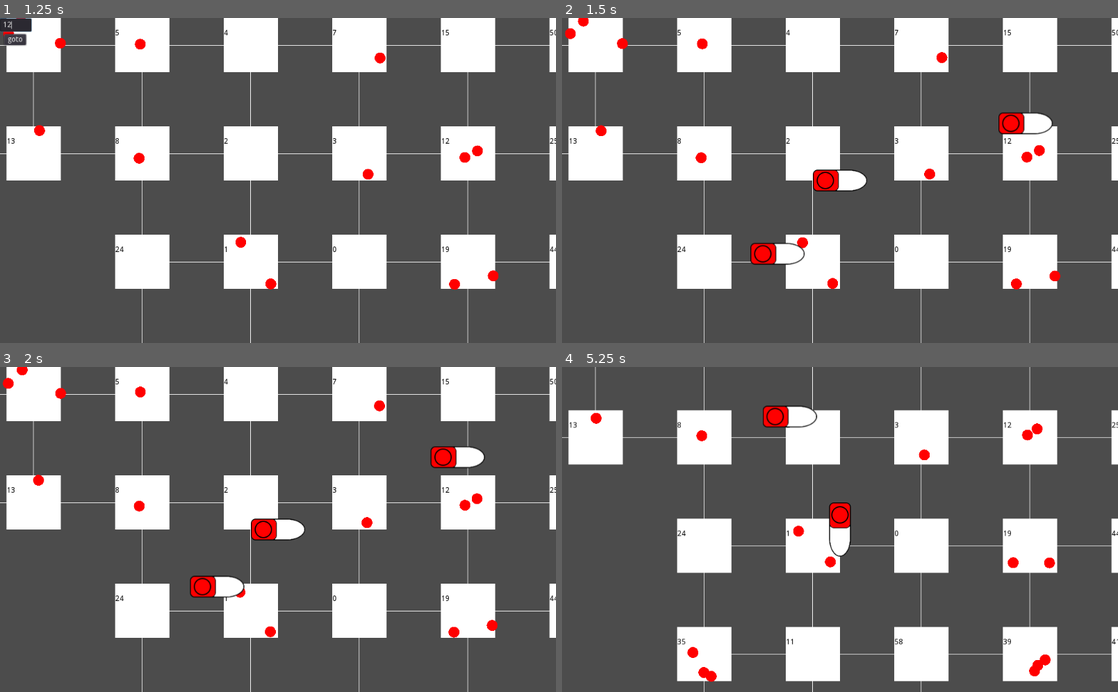
Above: before the commit, frames 1-4 (two rows, left to right).
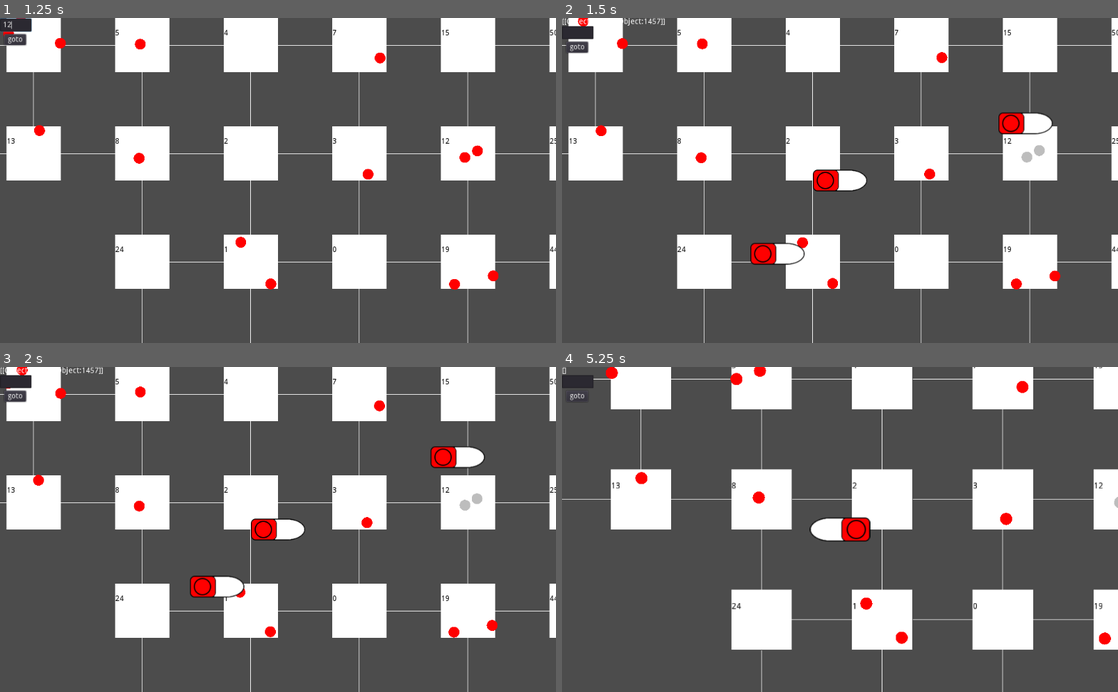
Above: after the commit, the same moments.

Repository: night-glider/TestUniverse
Game: Godot game, scene res://scenes/main_scene.tscn
Same seed, same stepped clock (60 frames per second), same inputs: the game is played once before the commit and once after it.
Inputs (mouse positions are in pixels of both pictures, inside the frame that each line leads up to):
- Up to frame 1 (1.25 s): click (16, 24) at 0.52 s; type "12" at 0.6 s
- Up to frame 2 (1.5 s): click "goto" at 1.25 s
- Up to frame 3 (2 s): no input
- Up to frame 4 (5.25 s): click (578, 396) at 2 s, where only the run after the commit has a clickable "goto"; tap Enter (ui_accept) at 2.75, 3.02, 3.32, 3.77, 3.8, 4.07 s; move the mouse to (962, 513) at 2.77 s; hold Right (ui_right) 2.78-3.53 s; tap Mouse wheel up (zoom_in, bound only after the commit) at 2.85, 4.55, 5.1 s; tap Mouse wheel down (zoom_out, bound only after the commit) at 3.05, 3.6 s; move the mouse to (728, 545) at 3.52 s; hold Down (ui_down) 3.53-4.28 s; move the mouse to (895, 458) at 4.27 s; hold Right (ui_right) 4.28-5.03 s; hold Enter (ui_accept) 4.28-5.03 s; move the mouse to (812, 594) at 5.02 s; hold Up (ui_up) from 5.03 s (still down)

Frame 1 is identical in both runs. In frame 2, 0.6% of the frame differs, in the area x 0-87%, y 0-45%; in frame 3, 0.6%; in frame 4, 44%, in the area x 0-100%, y 0-100%.

Commit message:
Simplest implimentation of virtualization

Diff:
--- a/classes/sector.gd
+++ b/classes/sector.gd
@@ -1,8 +1,12 @@
 extends Object
 class_name sector_class
 
+var virtual = true
 var id:int
 var ships = []
+
+signal ship_enters(ship_id)
+signal ship_leaves(ship_id)
 
 
 # Called when the node enters the scene tree for the first time.
@@ -11,15 +15,19 @@
 
 func ship_leaves(ship_id):
 	ships.erase(ship_id)
+	emit_signal("ship_leaves", ship_id)
 
 func ship_enters(ship_id):
 	ships.append(ship_id)
+	emit_signal("ship_enters", ship_id)
 
 func serialize():
+	virtual = true
 	for element in ships:
 		element.enabled = true
 
 func deserialize():
+	virtual = false
 	for element in ships:
 		element.enabled = false
 
--- a/classes/ship.gd
+++ b/classes/ship.gd
@@ -15,10 +15,11 @@
 	pass
 
 func use_gate():
+	gate_pos = Vector2(0,0)
 	RoomManager.sectors[room_id].ship_leaves(self)
 	room_id = RoomManager.rooms[room_id][target]
-	RoomManager.sectors[room_id].ship_enters(self)
-
+	if room_id < 0:
+		OS.alert("ФАТАЛЬНАЯ ОШИБКА. КОРАБЛЬ ПЕРЕМЕСТИЛСЯ В НЕБЫТИЕ. В СЕКТОР С ИНДЕКСОМ -1")
 	match target:
 		0:
 			pos = Vector2(-1000, 0)
@@ -28,6 +29,8 @@
 			pos = Vector2(1000, 0)
 		3:
 			pos = Vector2(0, -1000)
+	init_instruction()
+	RoomManager.sectors[room_id].ship_enters(self)
 
 func init_instruction():
 	var choice = [0, 1, 2, 3]
@@ -45,10 +48,14 @@
 				3:
 					gate_pos = Vector2(0, 1000)
 			return
+	OS.alert("ФАТАЛЬНАЯ ОШИБКА. НЕ УДАЛОСЬ НАЙТИ ВРАТА В СЕКТОРЕ.")
 
 func tick():
+	if not enabled:
+		return
+	if gate_pos == Vector2(0,0):
+		OS.alert("ФАТАЛЬНАЯ ОШИБКА. ПОЗИЦИЯ ВРАТ НАХОДИТСЯ В ТОЧКЕ (0,0)" + str(room_id))
 	if pos.distance_squared_to(gate_pos) < 1:
 		use_gate()
-		init_instruction()
 	pos = pos.move_toward(gate_pos, spd)
 	pass
--- a/objects/enemy_ship.gd
+++ b/objects/enemy_ship.gd
@@ -14,15 +14,17 @@
 	position = global_ship_id.pos
 	target = global_ship_id.target
 	gate_pos = global_ship_id.gate_pos
+	if gate_pos == Vector2(0,0):
+		OS.alert("ФАТАЛЬНАЯ ОШИБКА. У РЕАЛЬНОЙ КОПИИ ПОЗИЦИЯ ВРАТ НАХОДИТСЯ В ТОЧКЕ (0,0)")
 	pass
 
 func use_gate():
-	global_ship_id.use_gate()
 	global_ship_id.enabled = true
 	queue_free()
 
 func _process(delta):
 	if position.distance_squared_to(gate_pos) < 1:
 		use_gate()
+		return
 	position = position.move_toward(gate_pos, spd)
 	global_ship_id.pos = position
--- a/objects/global_map_camera.gd
+++ b/objects/global_map_camera.gd
@@ -9,10 +9,10 @@
 		position.x -=10
 	if Input.is_action_pressed("ui_right"):
 		position.x +=10
-	if Input.is_action_pressed("ui_accept"):
+	if Input.is_action_just_released("zoom_out"):
 		zoom.x += 0.1
 		zoom.y += 0.1
-	if Input.is_action_pressed("ui_cancel"):
+	if Input.is_action_just_released("zoom_in"):
 		zoom.x -= 0.1
 		zoom.y -= 0.1
 
--- a/objects/player_ship.gd
+++ b/objects/player_ship.gd
@@ -10,8 +10,15 @@
 
 func _process(delta):
 	if Input.is_action_pressed("ui_left"):
-		rotation_degrees-=1
+		rotation_degrees-=2
 	if Input.is_action_pressed("ui_right"):
-		rotation_degrees+=1
+		rotation_degrees+=2
 	if Input.is_action_pressed("ui_up"):
 		position+=Vector2.RIGHT.rotated(rotation)*10
+
+	if Input.is_action_just_released("zoom_out"):
+		$Camera2D.zoom.x += 0.1
+		$Camera2D.zoom.y += 0.1
+	if Input.is_action_just_released("zoom_in"):
+		$Camera2D.zoom.x -= 0.1
+		$Camera2D.zoom.y -= 0.1
--- a/objects/ship_manager.gd
+++ b/objects/ship_manager.gd
@@ -17,7 +17,10 @@
 func _draw():
 	for element in ships:
 		var pos = RoomManager.rooms_coords[element.room_id] + Vector2(50, 50) + element.pos/20
-		draw_circle(pos, 10, Color.red)
+		if element.enabled:
+			draw_circle(pos, 10, Color.red)
+		else:
+			draw_circle(pos, 10, Color.gray)
 		pass
 
 func _process(delta):
--- a/project.godot
+++ b/project.godot
@@ -36,6 +36,19 @@
 ShipManager="*res://objects/ship_manager.gd"
 Global="*res://objects/global.tscn"
 
+[input]
+
+zoom_in={
+"deadzone": 0.5,
+"events": [ Object(InputEventMouseButton,"resource_local_to_scene":false,"resource_name":"","device":-1,"alt":false,"shift":false,"control":false,"meta":false,"command":false,"button_mask":0,"position":Vector2( 0, 0 ),"global_position":Vector2( 0, 0 ),"factor":1.0,"button_index":4,"pressed":false,"doubleclick":false,"script":null)
+ ]
+}
+zoom_out={
+"deadzone": 0.5,
+"events": [ Object(InputEventMouseButton,"resource_local_to_scene":false,"resource_name":"","device":-1,"alt":false,"shift":false,"control":false,"meta":false,"command":false,"button_mask":0,"position":Vector2( 0, 0 ),"global_position":Vector2( 0, 0 ),"factor":1.0,"button_index":5,"pressed":false,"doubleclick":false,"script":null)
+ ]
+}
+
 [physics]
 
 common/enable_pause_aware_picking=true
--- a/scenes/world.gd
+++ b/scenes/world.gd
@@ -1,13 +1,26 @@
 extends Node2D
 
+var ship = preload("res://objects/enemy_ship.tscn")
+
 func _ready():
-	var ship = preload("res://objects/enemy_ship.tscn")
+	RoomManager.sectors[Global.current_room].deserialize()
+	RoomManager.sectors[Global.current_room].connect( "ship_enters", self, "ship_enters")
 	for element in RoomManager.sectors[Global.current_room].ships:
 		var new_ship = ship.instance()
 		new_ship.init_ship(element)
 		add_child(new_ship)
 
 
-# Called every frame. 'delta' is the elapsed time since the previous frame.
-#func _process(delta):
-#	pass
+func ship_enters(ship_id):
+	ship_id.enabled = false
+	var new_ship = ship.instance()
+	new_ship.init_ship(ship_id)
+	add_child(new_ship)
+
+func _process(delta):
+	$CanvasLayer/Label.text = str(RoomManager.sectors[Global.current_room].ships)
+
+
+func _on_Button_pressed():
+	Global.current_room = $CanvasLayer/LineEdit.text.to_int()
+	get_tree().change_scene("res://scenes/world.tscn")
--- a/scenes/world.tscn
+++ b/scenes/world.tscn
@@ -7,3 +7,34 @@
 script = ExtResource( 2 )
 
 [node name="Node2D" parent="." instance=ExtResource( 1 )]
+
+[node name="CanvasLayer" type="CanvasLayer" parent="."]
+
+[node name="Label" type="Label" parent="CanvasLayer"]
+margin_right = 40.0
+margin_bottom = 14.0
+text = "HELLO"
+__meta__ = {
+"_edit_use_anchors_": false
+}
+
+[node name="Button" type="Button" parent="CanvasLayer"]
+margin_left = 8.1328
+margin_top = 43.9425
+margin_right = 48.1328
+margin_bottom = 63.9425
+text = "goto"
+__meta__ = {
+"_edit_use_anchors_": false
+}
+
+[node name="LineEdit" type="LineEdit" parent="CanvasLayer"]
+margin_left = 0.396851
+margin_top = 15.4758
+margin_right = 58.3969
+margin_bottom = 39.4758
+__meta__ = {
+"_edit_use_anchors_": false
+}
+
+[connection signal="pressed" from="CanvasLayer/Button" to="." method="_on_Button_pressed"]
